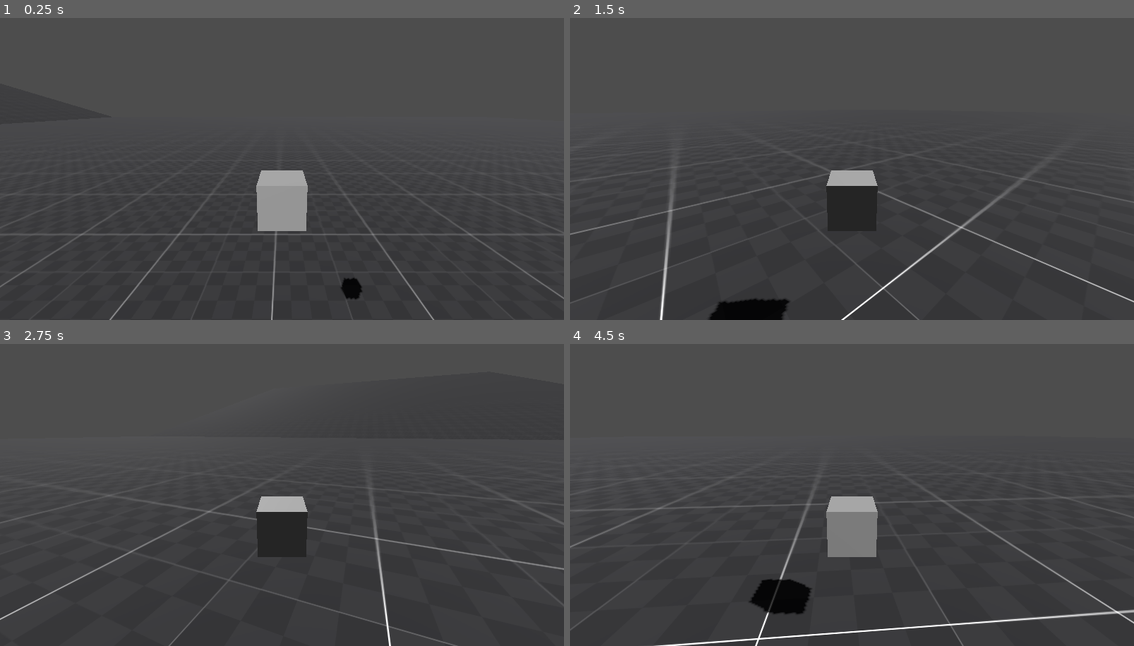
Above: before the commit, frames 1-4 (two rows, left to right).
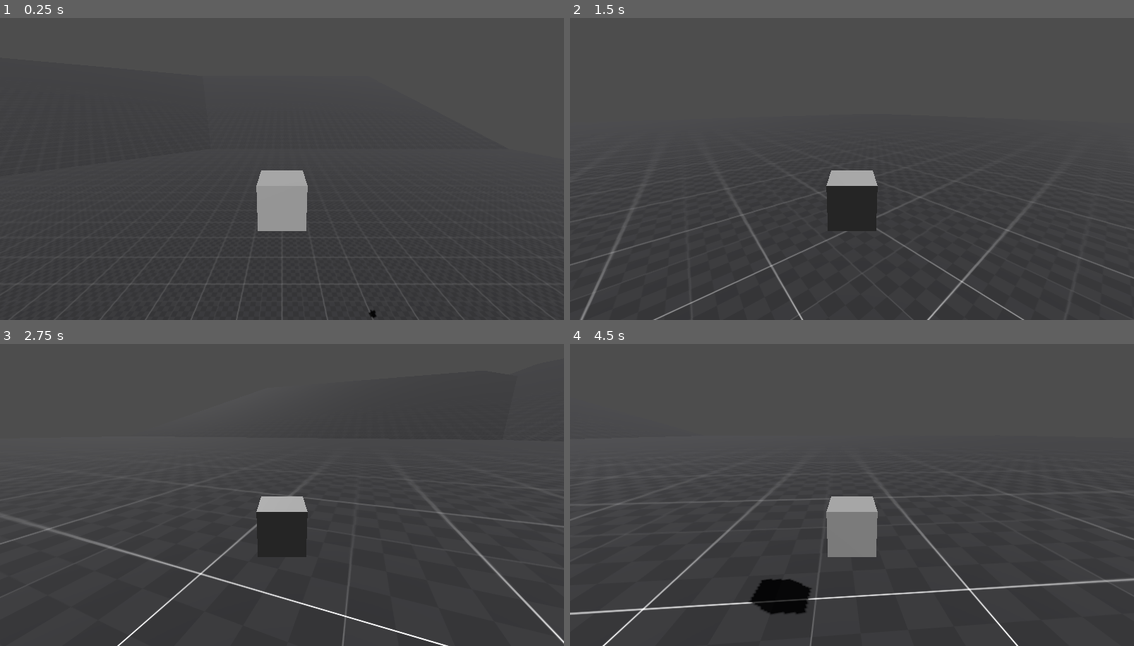
Above: after the commit, the same moments.

Repository: CactusHertz/car-test
Game: Godot game, scene res://level.tscn
The game is run twice, just before and just after one commit, with the same random seed, the same clock (stepped at 60 frames per second) and the same inputs.
Inputs:
- Up to frame 1 (0.25 s): no input
- Up to frame 2 (1.5 s): hold D (move_right) 0.53-1.28 s; hold S (move_back) from 1.28 s (still down)
- Up to frame 3 (2.75 s): release S (move_back) at 2.03 s; hold D (move_right) from 2.03 s (still down)
- Up to frame 4 (4.5 s): release D (move_right) at 2.78 s; hold W (move_forward) 2.78-3.53 s; hold A (move_left) from 3.53 s (still down)

The runs differ from the first frame. In frame 1, 1.2% of the frame differs, in the area x 0-100%, y 58-100%; in frame 2, 3.2%, in the area x 0-100%, y 46-100%; in frame 3, 2.3%; in frame 4, 3.0%.

Commit message:
Update test track

Diff:
--- a/Car_rb.gd
+++ b/Car_rb.gd
@@ -1,6 +1,6 @@
 extends RigidBody3D
 
-var speed := 40
+var speed := 80
 var steering_factor := 3.0
 
 var gravity_force := 50.0
@@ -19,4 +19,4 @@
 	rotation.y += - input_vector.x * steering_factor * delta
 
 	apply_central_force(basis * movement_velocity)
-	apply_central_force(basis* Vector3.DOWN * gravity_force)
+	apply_central_force(basis * Vector3.DOWN * gravity_force)
--- a/RayCast3D.gd
+++ b/RayCast3D.gd
@@ -38,9 +38,12 @@
 func align_to_normal(delta):
 	var normal := get_collision_normal()
 
-	var up := Vector3(0,1,0)
+	print(normal)
 
-	var target_rotation = up.cross(normal).normalized()
+	'''
+	var forward = transform.basis.z
+	var right = normal.cross(forward).normalized()
+	var up = -right.cross(forward).normalized()
+	car.transform.basis = Basis(right, up, forward)
 
-	# print(target_rotation)
-	# var target_quat = Quat(up, normal).slerp(basis.get_rotation_quat(), 0.1)
+	print(car.transform.basis, Basis(right, up, forward))'''
--- a/level.tscn
+++ b/level.tscn
@@ -25,24 +25,44 @@
 transform = Transform3D(0.857095, -0.369447, -0.359021, 0.501014, 0.435611, 0.747816, -0.119885, -0.820824, 0.558458, 0, 0, 0)
 shadow_enabled = true
 
-[node name="MeshInstance3D" type="MeshInstance3D" parent="."]
+[node name="Floor" type="MeshInstance3D" parent="."]
 mesh = SubResource("PlaneMesh_pgdtn")
 surface_material_override/0 = SubResource("StandardMaterial3D_sdnpf")
 
-[node name="StaticBody3D" type="StaticBody3D" parent="MeshInstance3D"]
+[node name="StaticBody3D" type="StaticBody3D" parent="Floor"]
 
-[node name="CollisionShape3D" type="CollisionShape3D" parent="MeshInstance3D/StaticBody3D"]
+[node name="CollisionShape3D" type="CollisionShape3D" parent="Floor/StaticBody3D"]
 shape = SubResource("ConcavePolygonShape3D_qga2g")
 
-[node name="MeshInstance3D2" type="MeshInstance3D" parent="."]
+[node name="Floor2" type="MeshInstance3D" parent="."]
 transform = Transform3D(0.955077, 0.296358, 0, -0.296358, 0.955077, 0, 0, 0, 1, -387.059, 56.0609, 0)
 mesh = SubResource("PlaneMesh_pgdtn")
 surface_material_override/0 = SubResource("StandardMaterial3D_sdnpf")
 
-[node name="StaticBody3D" type="StaticBody3D" parent="MeshInstance3D2"]
+[node name="StaticBody3D" type="StaticBody3D" parent="Floor2"]
 
-[node name="CollisionShape3D" type="CollisionShape3D" parent="MeshInstance3D2/StaticBody3D"]
+[node name="CollisionShape3D" type="CollisionShape3D" parent="Floor2/StaticBody3D"]
+shape = SubResource("ConcavePolygonShape3D_qga2g")
+
+[node name="Floor4" type="MeshInstance3D" parent="."]
+transform = Transform3D(-4.17565e-08, -1.29258e-08, -1, -0.295708, 0.955278, 0, 0.955278, 0.295708, -4.37114e-08, 0, 56.061, -400)
+mesh = SubResource("PlaneMesh_pgdtn")
+surface_material_override/0 = SubResource("StandardMaterial3D_sdnpf")
+
+[node name="StaticBody3D" type="StaticBody3D" parent="Floor4"]
+
+[node name="CollisionShape3D" type="CollisionShape3D" parent="Floor4/StaticBody3D"]
+shape = SubResource("ConcavePolygonShape3D_qga2g")
+
+[node name="Floor3" type="MeshInstance3D" parent="."]
+transform = Transform3D(0.615596, 0.191018, -0.764562, -0.296358, 0.955077, 0, 0.730215, 0.226584, 0.644551, -261.399, 56.0609, -300.897)
+mesh = SubResource("PlaneMesh_pgdtn")
+surface_material_override/0 = SubResource("StandardMaterial3D_sdnpf")
+
+[node name="StaticBody3D" type="StaticBody3D" parent="Floor3"]
+
+[node name="CollisionShape3D" type="CollisionShape3D" parent="Floor3/StaticBody3D"]
 shape = SubResource("ConcavePolygonShape3D_qga2g")
 
 [node name="Car" parent="." instance=ExtResource("2_xqhmb")]
-transform = Transform3D(1, 0, 0, 0, 1, 0, 0, 0, 1, 0.629413, 12.1083, 4.33549)
+transform = Transform3D(1, 0, 0, 0, 1, 0, 0, 0, 1, 0, 44.68, 0)
